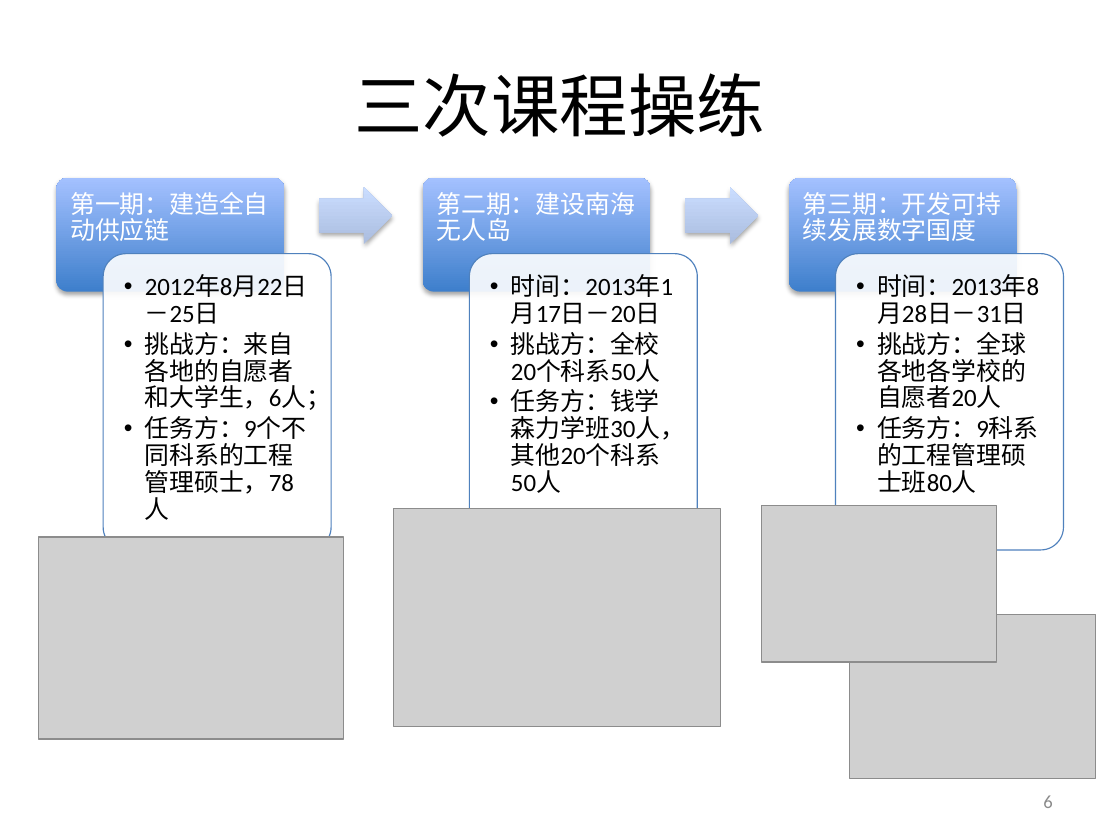
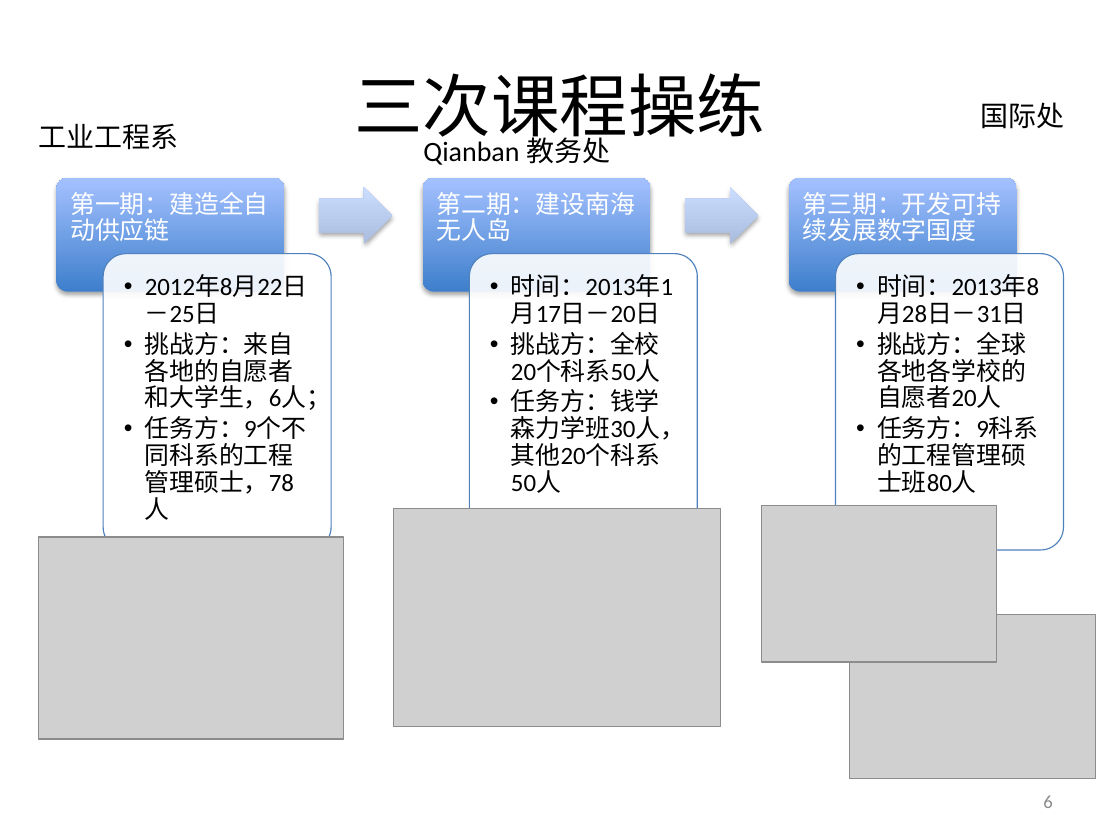
Before and after one commit to woodyme/2014JanXLP, a slide deck: slide 6 of 课程方案/XLP_WorkFLow_CHN.pptx. Drawn at 1120x840 pixels with LibreOffice and Linux fonts; fonts in the diff are those of the drawing; grey boxes stand for pictures; background and template pictures are left out. Boxes give left, top, right and bottom in pixels: in the first picture for what was removed or moved away, otherwise in the second. Text is boxed around its words. In the diff, an @@ line names an element or a change of style, - is before the commit and + after.

```diff
--- a/课程方案/XLP_WorkFLow_CHN.pptx
+++ b/课程方案/XLP_WorkFLow_CHN.pptx
@@ text added at (980,102,1064,129), 18 pt, text #000000 @@
+国际处
@@ text added at (39,123,179,150), 18 pt, text #000000 @@
+工业工程系
@@ text added at (423,133,610,165), 18 pt, text #000000 @@
+Qianban 教务处
```
Also in this commit, not shown: 4 other slides changed, 1 slide removed.
